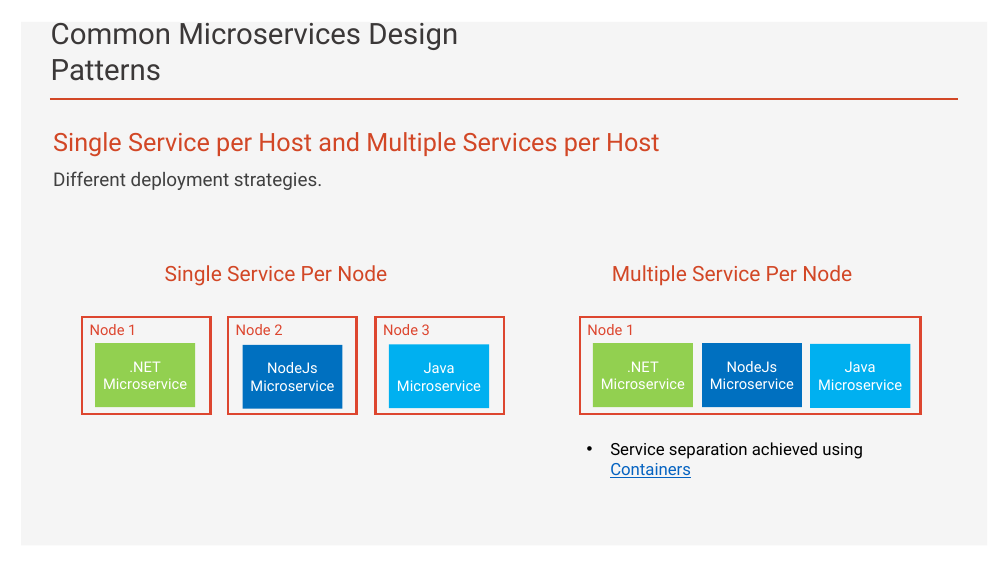
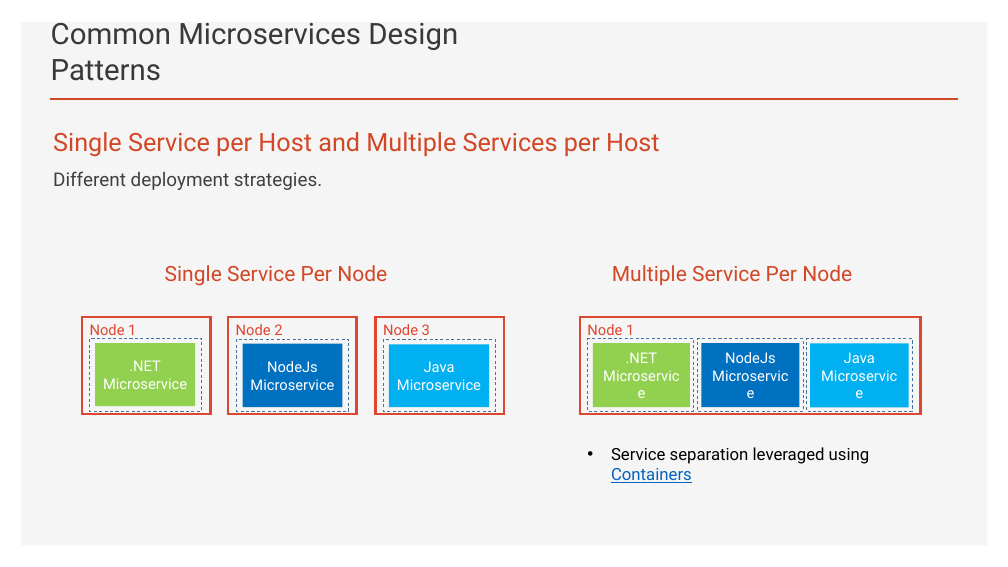
Before and after one commit to brianperera/EasyMaintain, a slide deck: slide 13 of Documents/MicroServices.pptx (slide 12 before the commit). Drawn at 1008x567 pixels with LibreOffice and Linux fonts; fonts in the diff are those of the drawing. Boxes give left, top, right and bottom in pixels: in the first picture for what was removed or moved away, otherwise in the second. Text is boxed around its words. In the diff, an @@ line names an element or a change of style, - is before the commit and + after.

```diff
--- a/Documents/MicroServices.pptx
+++ b/Documents/MicroServices.pptx
@@ rectangle added at (90, 339, 202, 411), outline #43739E 0.75 pt dashed @@
@@ rectangle added at (237, 339, 349, 411), outline #43739E 0.75 pt dashed @@
@@ rectangle added at (383, 340, 495, 411), outline #43739E 0.75 pt dashed @@
@@ rectangle added at (588, 339, 693, 411), outline #43739E 0.75 pt dashed @@
@@ rectangle added at (698, 339, 804, 411), outline #43739E 0.75 pt dashed @@
@@ rectangle added at (807, 339, 913, 411), outline #43739E 0.75 pt dashed @@
@@ text at (611, 447, 870, 483): text changed @@
-• Service separation achieved using Containers
+• Service separation leveraged using Containers
```
Also in this commit, not shown: 7 other slides changed, 2 slides added.
